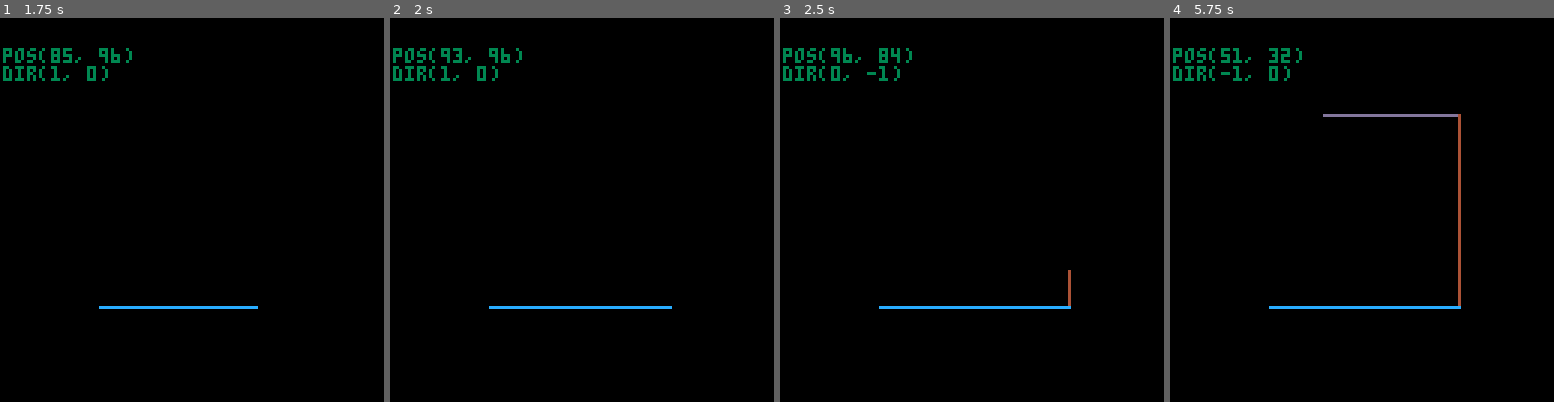
Above: before the commit, frames 1-4 (left to right).
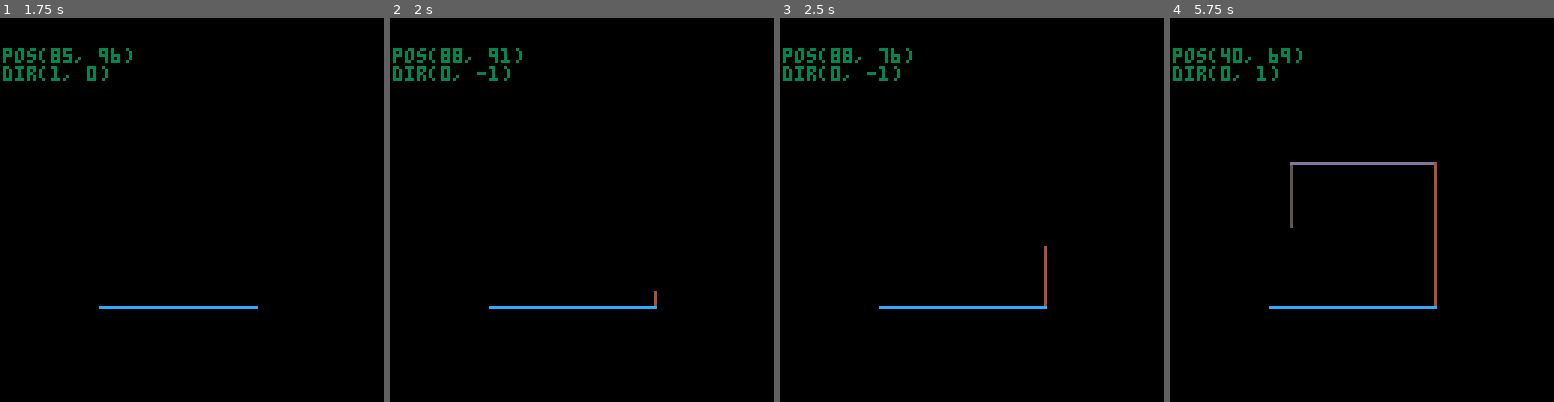
Above: after the commit, the same moments.

Repository: Sonat-Consulting/fagdag-pico8
Game: PICO-8 cartridge planlegging/playground/turtle.p8
The game is run twice, just before and just after one commit, with the same random seed, the same clock (stepped at 60 frames per second) and the same inputs.
Inputs:
- Up to frame 1 (1.75 s): no input
- Up to frame 2 (2 s): no input
- Up to frame 3 (2.5 s): no input
- Up to frame 4 (5.75 s): no input

Frame 1 is identical in both runs. In frame 2, 0.4% of the frame differs, in the area x 13-74%, y 7-76%; in frame 3, 0.3%; in frame 4, 1.8%, in the area x 13-76%, y 7-76%.

Commit message:
Add slides on metatables and coroutines with gifs

Diff:
--- a/planlegging/playground/turtle.p8
+++ b/planlegging/playground/turtle.p8
@@ -64,10 +64,10 @@
 function anim_turtle()
   for i=1,10,1 do
     col = (i % 4)  + 11
-    forward(64)
+    forward(64 - i * 8)
     turn(0.25)
     col = (i% 4) +3
-    forward(64)
+    forward(56 - i * 8)
     turn(0.25)
   end
 end
Not shown, changed: slides_in_revealjs/Makefile
Not shown, added: slides_in_revealjs/circlecor_0.gif
Not shown, added: slides_in_revealjs/clock_0.gif
Not shown, added: slides_in_revealjs/metatable-coroutine.html
Not shown, added: slides_in_revealjs/metatable-coroutine.md
Not shown, added: slides_in_revealjs/turtle_0.gif
